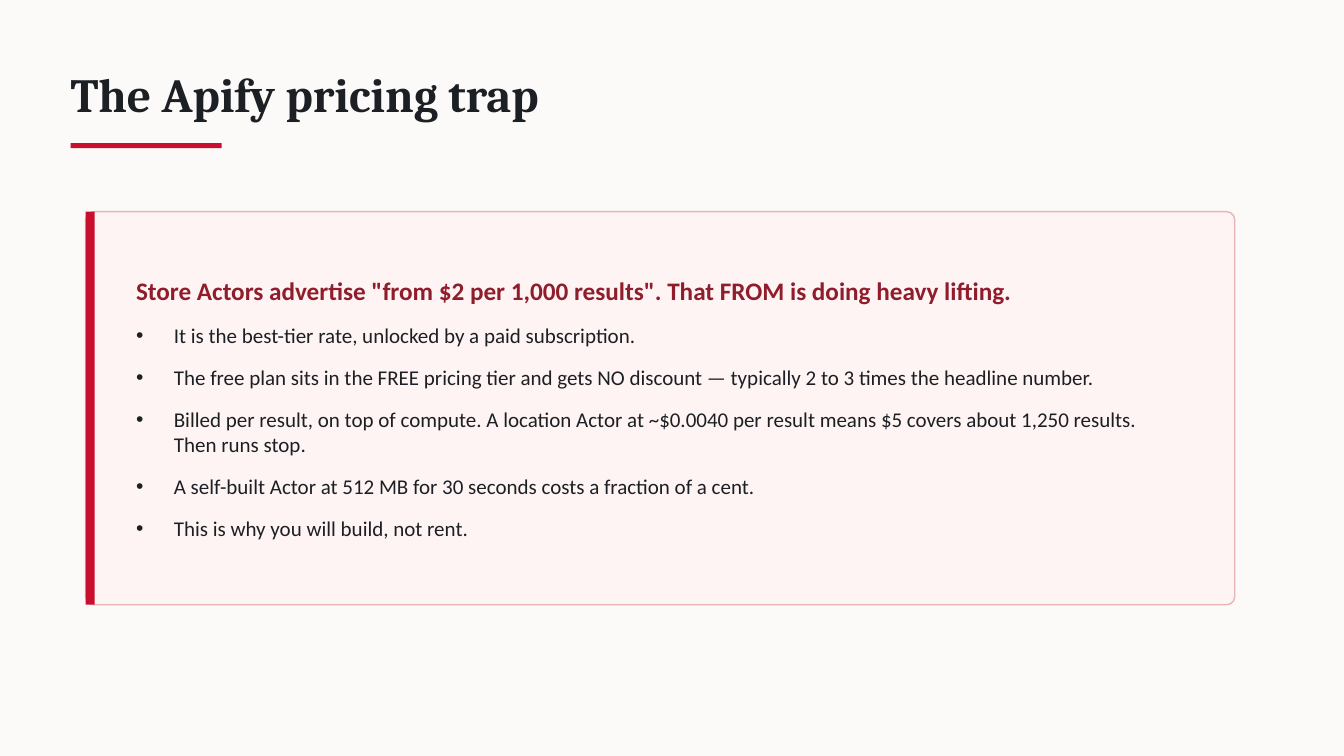
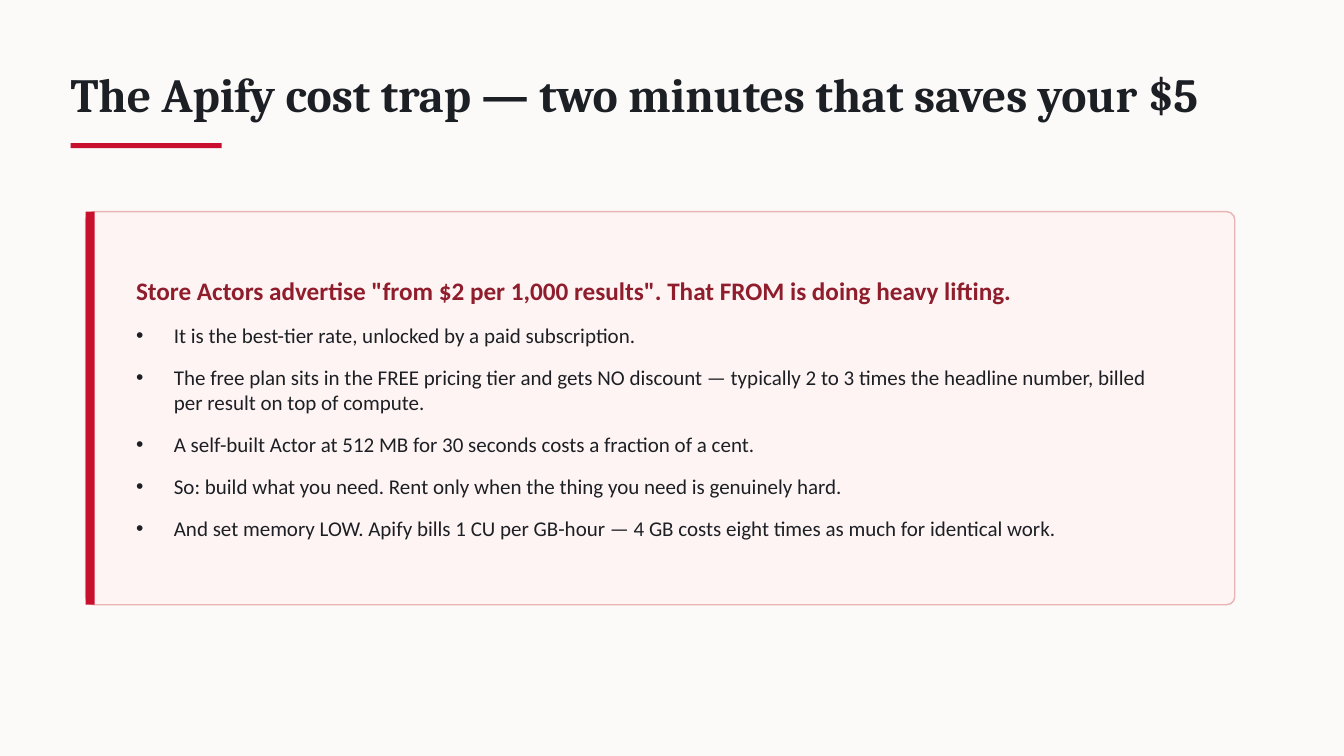
Before and after one commit to dineshkwadhwani/thecoachdinesh, a slide deck: slide 26 of courses/ai/workshop/03_Facilitator/PPT1_Workshop_Slides.pptx (slide 57 before the commit). Drawn at 1344x756 pixels with LibreOffice and Linux fonts; fonts in the diff are those of the drawing. Boxes give left, top, right and bottom in pixels: in the first picture for what was removed or moved away, otherwise in the second. Text is boxed around its words. In the diff, an @@ line names an element or a change of style, - is before the commit and + after.

```diff
--- a/courses/ai/workshop/03_Facilitator/PPT1_Workshop_Slides.pptx
+++ b/courses/ai/workshop/03_Facilitator/PPT1_Workshop_Slides.pptx
@@ text at [71, 76, 1199, 122]: text changed @@
-The Apify pricing trap
+The Apify cost trap — two minutes that saves your $5
@@ text at [174, 370, 1145, 414]: text changed @@
-• The free plan sits in the FREE pricing tier and gets NO discount — typically 2 to 3 times the headline number.
-• Billed per result, on top of compute. A location Actor at ~$0.0040 per result means $5 covers about 1,250 results. Then runs stop.
+• The free plan sits in the FREE pricing tier and gets NO discount — typically 2 to 3 times the headline number, billed per result on top of compute.
@@ text at [174, 479, 1055, 540]: text changed @@
-• This is why you will build, not rent.
+• So: build what you need. Rent only when the thing you need is genuinely hard.
+• And set memory LOW. Apify bills 1 CU per GB-hour — 4 GB costs eight times as much for identical work.
```
Also in this commit, not shown: 7 other slides changed, 31 slides added, 4 slides removed, 3 other files.
